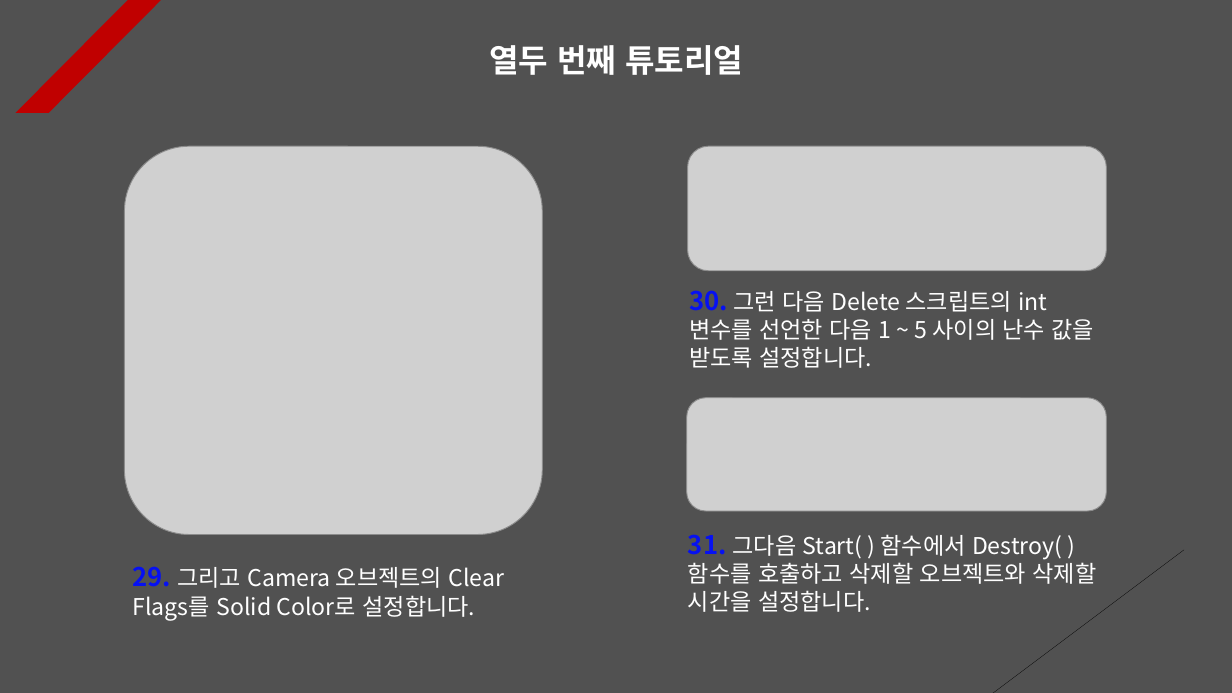
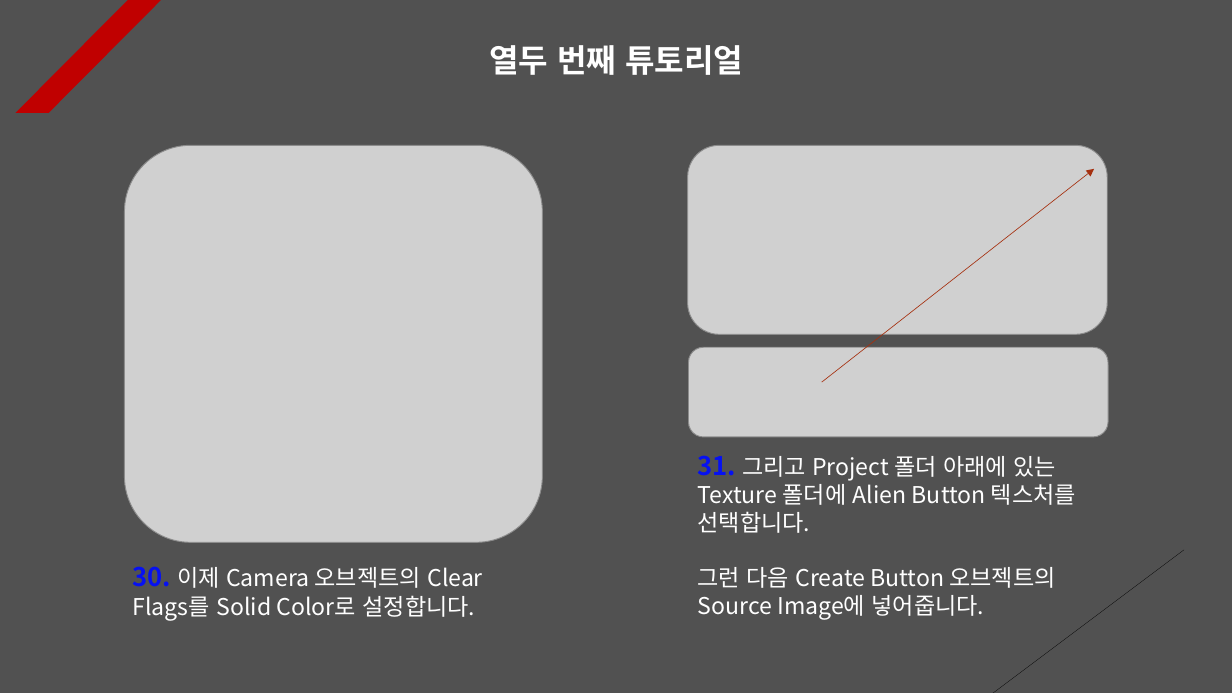
Before and after one commit to Unity2033/3D-UnityEngine, a slide deck: slide 12 of Assets/Instantiate & Destroy/PPT Data/Instatiate and Destroy Example.pptx (slide 13 before the commit). Drawn at 1232x693 pixels with LibreOffice and Linux fonts; fonts in the diff are those of the drawing; grey boxes stand for pictures. Boxes give left, top, right and bottom in pixels: in the first picture for what was removed or moved away, otherwise in the second. Text is boxed around its words. In the diff, an @@ line names an element or a change of style, - is before the commit and + after.

```diff
--- a/Assets/Instantiate & Destroy/PPT Data/Instatiate and Destroy Example.pptx
+++ b/Assets/Instantiate & Destroy/PPT Data/Instatiate and Destroy Example.pptx
@@ picture resized from (x1=125, y1=146, x2=543, y2=534) to (x1=125, y1=145, x2=543, y2=543) @@
@@ picture resized from (x1=688, y1=146, x2=1106, y2=271) to (x1=688, y1=145, x2=1107, y2=335) @@
@@ arrow added from (822, 383) to (1094, 169), #A5300F 0.5 pt dashed @@
@@ text removed at (x1=689, y1=290, x2=1095, y2=368) @@
-30. 그런 다음 Delete 스크립트의 int 변수를 선언한 다음 1 ~ 5 사이의 난수 값을 받도록 설정합니다.
@@ picture resized from (x1=687, y1=397, x2=1106, y2=511) to (x1=689, y1=348, x2=1108, y2=437) @@
@@ text added at (x1=698, y1=455, x2=1076, y2=619), 18 pt, text #FFFFFF @@
+31. 그리고 Project 폴더 아래에 있는 Texture 폴더에 Alien Button 텍스처를 선택합니다.
+그런 다음 Create Button 오브젝트의 Source Image에 넣어줍니다.
@@ text removed at (x1=688, y1=534, x2=1097, y2=612) @@
-31. 그다음 Start( ) 함수에서 Destroy( ) 함수를 호출하고 삭제할 오브젝트와 삭제할 시간을 설정합니다.
@@ text at (x1=133, y1=566, x2=483, y2=620): text changed @@
-29. 그리고 Camera 오브젝트의 Clear Flags를 Solid Color로 설정합니다.
+30. 이제 Camera 오브젝트의 Clear Flags를 Solid Color로 설정합니다.
```
Also in this commit, not shown: 11 other slides changed, 1 slide removed, 42 other files.
